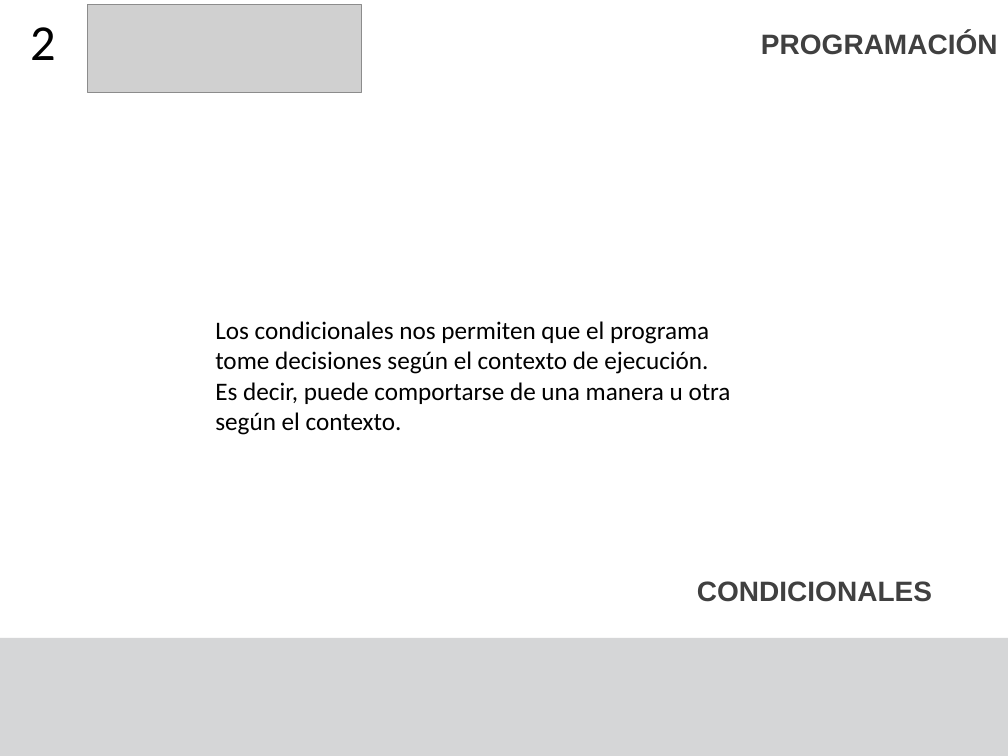
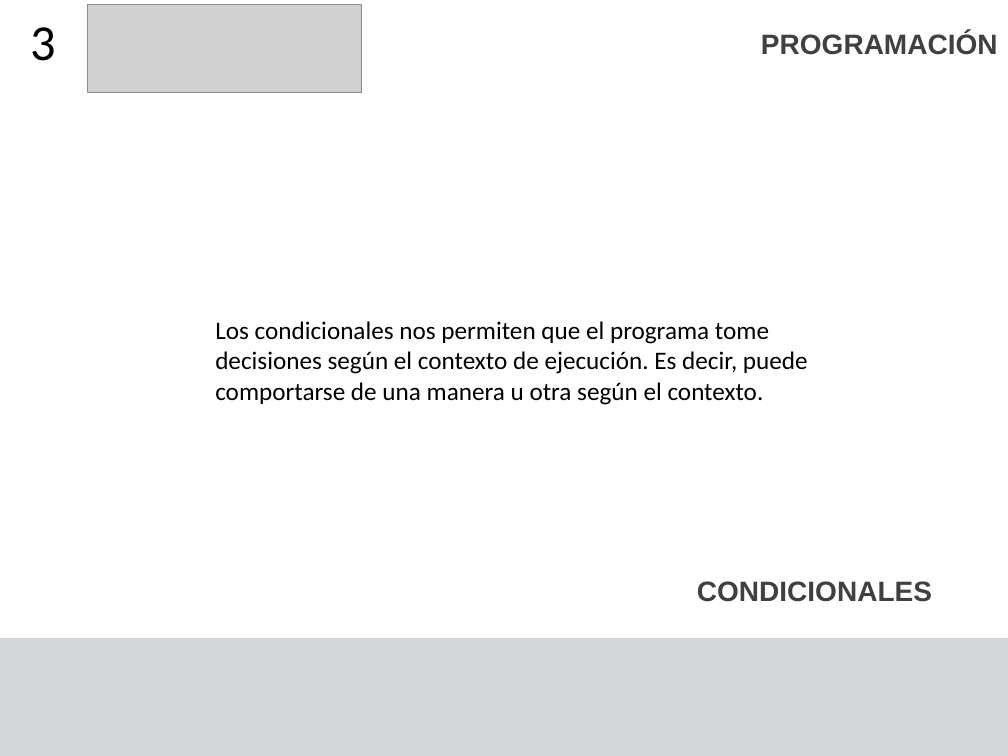
Before and after one commit to F4bian1012/Intro_Programacion, a slide deck: slide 3 of Sesion_3/Condicionales y ciclos.pptx. Drawn at 1008x756 pixels with LibreOffice and Linux fonts; fonts in the diff are those of the drawing; grey boxes stand for pictures. Boxes give left, top, right and bottom in pixels: in the first picture for what was removed or moved away, otherwise in the second. Text is boxed around its words. In the diff, an @@ line names an element or a change of style, - is before the commit and + after.

```diff
--- a/Sesion_3/Condicionales y ciclos.pptx
+++ b/Sesion_3/Condicionales y ciclos.pptx
@@ title at bbox=[30, 27, 56, 61]: text changed @@
-2
+3
@@ text "Los condicionales nos permiten que ..." rewrapped from bbox=[215, 321, 731, 435] to bbox=[215, 321, 808, 405] @@
```
Also in this commit, not shown: 9 other slides changed, 1 slide added, 17 slides removed, 1 other file.
